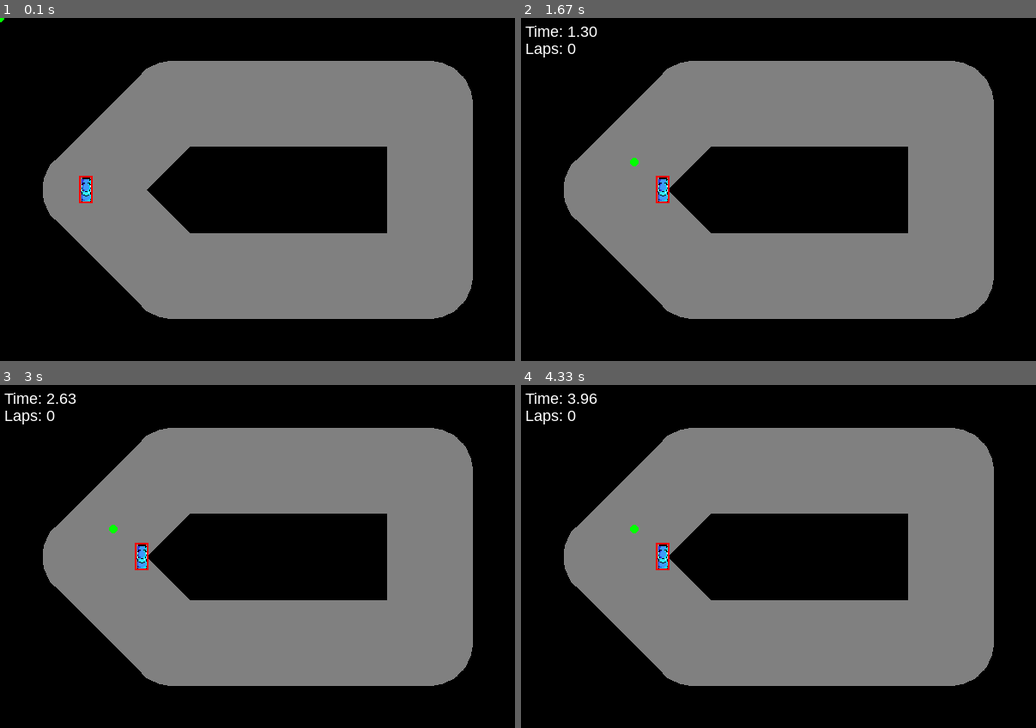
Above: before the commit, frames 1-4 (two rows, left to right).
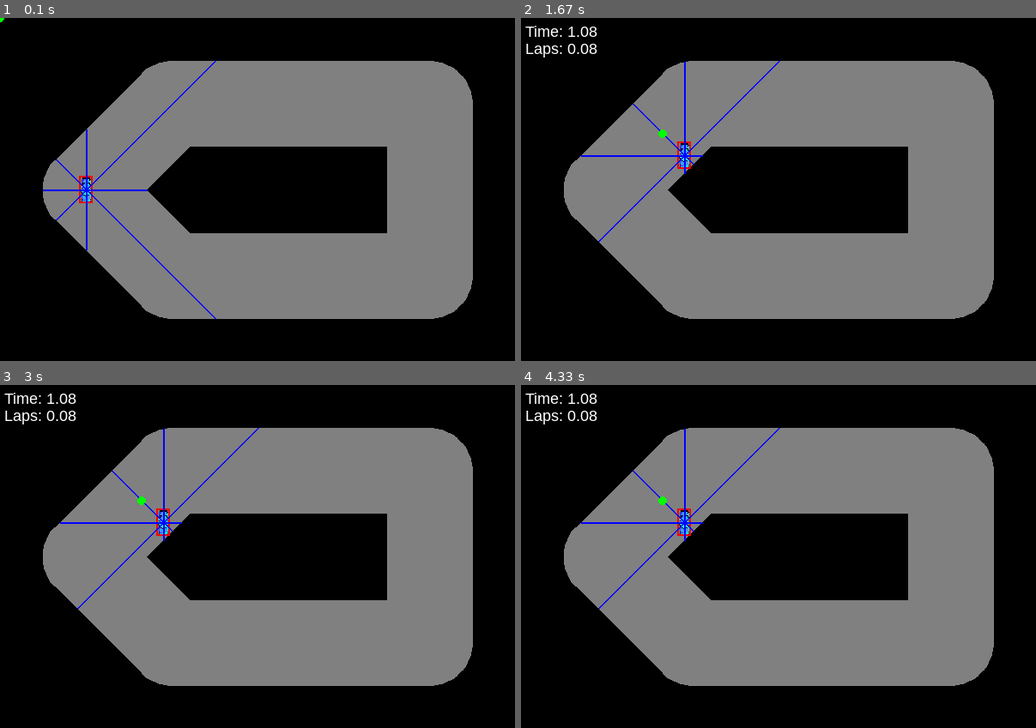
Above: after the commit, the same moments.

Repository: dibble07/ML-projects
Game: pygame game, started from Neural network - car game/Game/main.py
The game is run twice, just before and just after one commit, with the same random seed, the same clock (stepped at 60 frames per second) and the same inputs.
Inputs:
- Up to frame 1 (0.1 s): no input
- Up to frame 2 (1.67 s): hold Right 0.33-0.8 s; hold Up 0.83-1.13 s; hold Right 1.17-1.63 s
- Up to frame 3 (3 s): no input
- Up to frame 4 (4.33 s): no input

The runs differ from the first frame. In frame 1, 0.5% of the frame differs, in the area x 8-42%, y 12-88%; in frame 2, 1.0%; in frame 3, 1.0%; in frame 4, 1.0%, in the area x 9-51%, y 2-66%.

Commit message:
plotted sensing and refined completion logic

Diff:
--- a/Neural network - car game/Game/main.py
+++ b/Neural network - car game/Game/main.py
@@ -1,7 +1,8 @@
+from math import cos, sin, pi
 import numpy as np
 import pygame
 pygame.init()
-from shapely.geometry import Polygon, Point, LinearRing
+from shapely.geometry import Polygon, Point, LinearRing, LineString
 
 def UniqueWrap(list_in):
 	out=[]
@@ -19,13 +20,13 @@
 			time_curr = pygame.time.get_ticks()
 			text = font.render('Time: {0:.2f}'.format(car.time_dur/1000), True, (255, 255, 255))
 			win.blit(text, (5, 5))
-			text = font.render('Laps: {0}'.format(car.lap), True, (255, 255, 255))
+			text = font.render('Laps: {0:.2f}'.format(car.lap_float), True, (255, 255, 255))
 			win.blit(text, (5, 25))
 		else:
 			time_curr = pygame.time.get_ticks()
 			text = font.render('Time: {0:.2f}'.format((time_curr-car.time_start)/1000), True, (255, 255, 255))
 			win.blit(text, (5, 5))
-			text = font.render('Laps: {0}'.format(car.lap), True, (255, 255, 255))
+			text = font.render('Laps: {0:.2f}'.format(car.lap_float), True, (255, 255, 255))
 			win.blit(text, (5, 25))
 	track.draw(win)
 	car.draw(win)
@@ -39,17 +40,19 @@
 		temp_coords = UniqueWrap([(int(np.round(x)), int(np.round(y))) for x,y in zip(*temp_poly.exterior.xy)])
 		self.inner_coords = temp_coords[::-1]
 		self.inner_poly = Polygon(self.inner_coords)
+		self.inner_lin = LinearRing(self.inner_poly.exterior.coords)
 		temp_poly = Polygon(self.middle_poly.buffer(track_width).exterior, [self.middle_lin])
 		temp_coords = UniqueWrap([(int(np.round(x)), int(np.round(y))) for x,y in zip(*temp_poly.exterior.xy)])
 		self.outer_coords = temp_coords[::-1]
 		self.outer_poly = Polygon(self.outer_coords)
+		self.outer_lin = LinearRing(self.outer_poly.exterior.coords)
 
 	def draw(self, win):
 		pygame.draw.polygon(win, (128,128,128), self.outer_coords)
 		pygame.draw.polygon(win, (0,0,0), self.inner_coords)
 
 class player(object):
-	def __init__(self, x, y, width, height):
+	def __init__(self, x, y, width, height, course):
 		self.hitbox = pygame.Rect(x, y, width, height)
 		self.xvel = 5
 		self.yvel = 5
@@ -60,12 +63,16 @@
 		self.on_course = True
 		self.first_move = True
 		self.finished = False
+		self.sense(course)
 		img = pygame.image.load("car.png")
 		self.img = pygame.transform.scale(img, (self.hitbox.w,self.hitbox.h))
 
 	def draw(self, win):
 		win.blit(self.img, (self.hitbox.x, self.hitbox.y))
-		pygame.draw.rect(win, (255,0,0), self.hitbox,2)
+		pygame.draw.rect(win, (255,0,0), self.hitbox, 2)
+		for line in self.sense_lin:
+			if line is not None:
+				pygame.draw.line(win, (0,0,255), line[0], line[1], 2)
 		pygame.draw.circle(win, (0, 255, 0), self.track_loc, 5)
 
 	def move(self, x_unit, y_unit, course):
@@ -79,6 +86,8 @@
 		x_delt = self.xvel*x_unit
 		y_delt = self.yvel*y_unit
 		self.hitbox.move_ip(x_delt,y_delt)
+		# sense surroundings
+		self.sense(course)
 		# progress round track
 		car_loc = Point(self.hitbox.center)
 		self.track_prog = course.middle_lin.project(car_loc, normalized = True)
@@ -87,50 +96,71 @@
 			self.lap +=1
 		elif track_prog_change > 0.8:
 			self.lap -=1
-		if self.lap >= lap_targ:
-			self.score_final = self.score()
-			self.finished = True
+		self.lap_float = min(self.lap + self.track_prog, lap_targ)
 		# location on track
 		car_loc_track = course.middle_lin.interpolate(self.track_prog, normalized = True)
 		temp = list(car_loc_track.coords)[0]
 		self.track_loc = (int(np.round(temp[0])), int(np.round(temp[1])))
-		# check on course
+		# check finished
 		car_poly = Polygon([self.hitbox.topleft, self.hitbox.bottomleft, self.hitbox.topright, self.hitbox.bottomright])
 		self.on_course = course.outer_poly.contains(car_poly) and not(course.inner_poly.intersects(car_poly))
+		if self.lap_float == lap_targ or not(self.on_course):
+			self.finished = True
+			self.time_dur = pygame.time.get_ticks() - self.time_start
 
 	def score(self):
 		if self.finished:
-			score_out = self.score_final
+			time_dur = self.time_dur
 		else:
-			lap_float = self.lap + self.track_prog
-			time_curr = pygame.time.get_ticks()
-			time_dur = time_curr-car.time_start
-			score_out = -lap_float + time_dur/1000/60/60
-			if self.lap >= lap_targ:
-				self.finished = True
-				self.score_final = score_out
-				self.time_dur = time_dur
+			time_dur = pygame.time.get_ticks()-car.time_start
+		score_out = -self.lap_float + time_dur/1000/60/60
 		return score_out
 
+	def sense(self, course):
+		x,y = self.hitbox.center
+		dist = sum(win_sz)
+		dist_min = []
+		line_min = []
+		for angle in sense_angle:
+			line_dir = LineString([(x, y), (x+dist*sin(angle), y+dist*cos(angle))])
+			dist_angle_min = None
+			line_angle_min = None
+			track_lin_list = [course.outer_lin, course.inner_lin]
+			for track_lin in track_lin_list:
+				difference = line_dir.difference(track_lin)
+				if difference.geom_type == 'MultiLineString':
+					line_curr = list(difference.geoms)[0]
+					dist_curr = line_curr.length
+					if dist_angle_min is None or dist_curr < dist_angle_min:
+						line_angle_min, dist_angle_min = line_curr, dist_curr
+			dist_min.append(dist_angle_min)
+			if line_angle_min is None:
+				line_min.append(line_angle_min)
+			else:
+				line_min.append([(int(np.round(x)), int(np.round(y))) for x,y in zip(*line_angle_min.xy)])
+		self.sense_dist = dist_min
+		self.sense_lin = line_min
 
 # initialise game
 win_sz = (600,400)
 win = pygame.display.set_mode(win_sz)
 clock = pygame.time.Clock()
 
+# define parameters
+lap_targ = 1
+sense_angle = np.linspace(0, 2*pi, num=8, endpoint = False)
+
 # initialise components
 track_init = [(100, 200), (200, 100), (500,100), (500, 300), (200, 300)]
 track = course(track_init, 50)
-car = player(100-16/2, 200-32/2, 16, 32)
+car = player(100-16/2, 200-32/2, 16, 32, track)
 
-# define parameters
-lap_targ = 2
-
+# game loop
 run = True
 while run:
 
 	# maintain frame rate
-	clock.tick(27)
+	clock.tick(25)
 
 	# move car
 	keys = pygame.key.get_pressed()
@@ -144,7 +174,7 @@
 		y_move = -1
 	elif keys[pygame.K_DOWN]:
 		y_move = 1
-	if any([i != 0 for i in [x_move, y_move]]) and car.on_course and not(car.finished):
+	if any([i != 0 for i in [x_move, y_move]]) and not(car.finished):
 		car.move(x_move, y_move, track)
 
 	# quit game if desired
